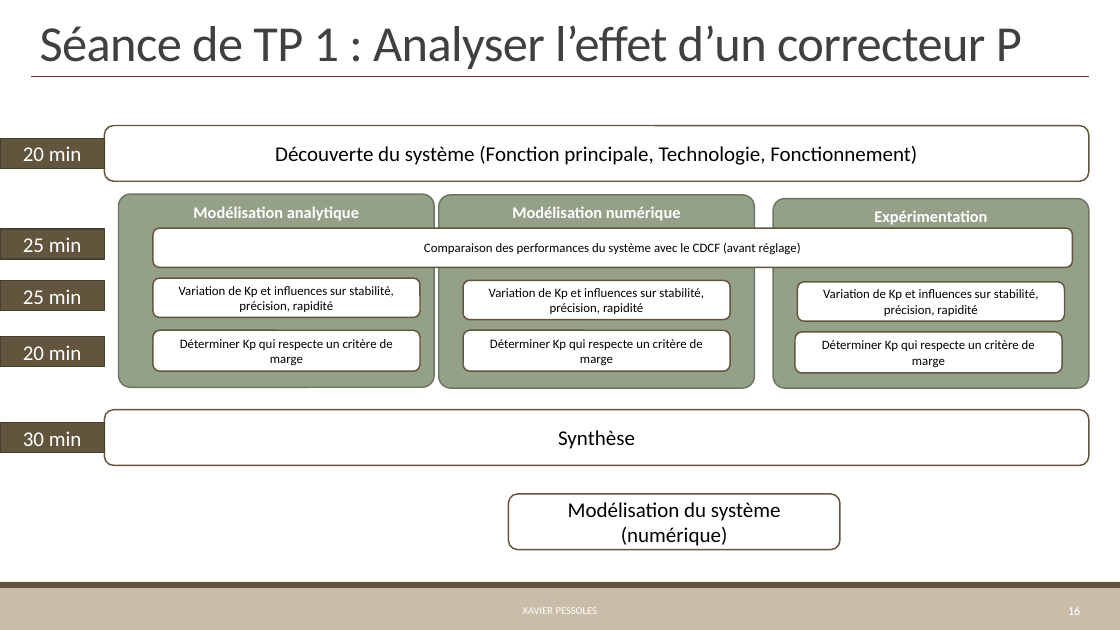
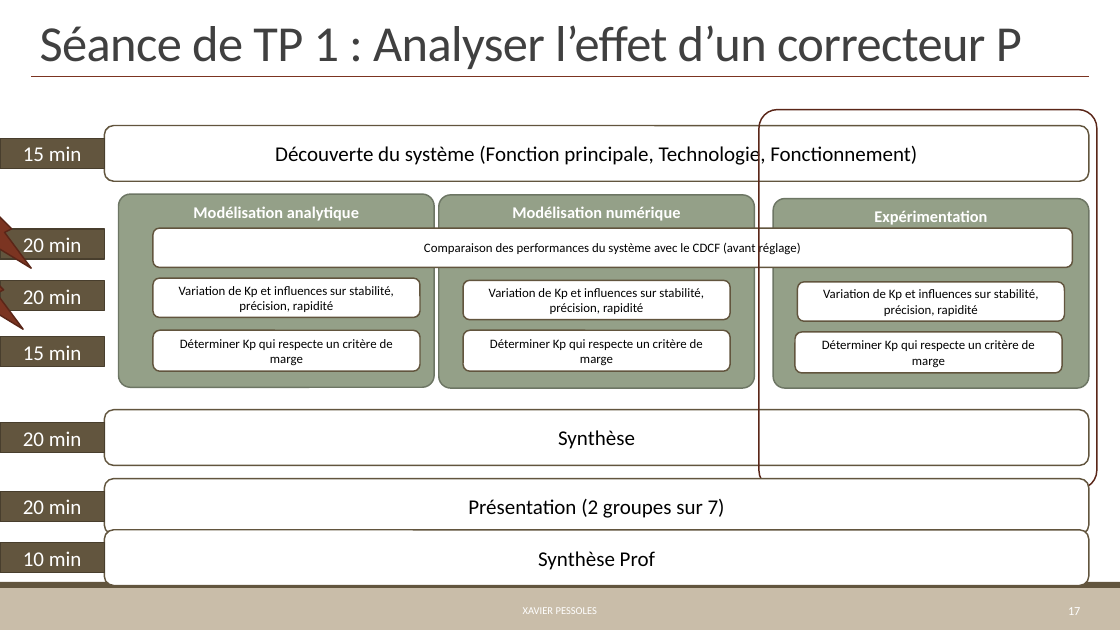
Before and after one commit to xpessoles/Preparation_Agregation, a slide deck: slide 17 of SujetsApplicationsPedagogiques/Trame_Transversal.pptx (slide 16 before the commit). Drawn at 1120x630 pixels with LibreOffice and Linux fonts; fonts in the diff are those of the drawing. Boxes give left, top, right and bottom in pixels: in the first picture for what was removed or moved away, otherwise in the second. Text is boxed around its words. In the diff, an @@ line names an element or a change of style, - is before the commit and + after.

```diff
--- a/SujetsApplicationsPedagogiques/Trame_Transversal.pptx
+++ b/SujetsApplicationsPedagogiques/Trame_Transversal.pptx
@@ rounded rectangle added at box(760, 110, 1097, 490), outline #5B2618 1.25 pt @@
@@ text in rectangle at box(23, 146, 82, 161): text changed @@
-20 min
+15 min
@@ lightning bolt added at box(0, 180, 31, 269), fill #7B3421, outline #5B2618 1.25 pt @@
@@ text in rectangle at box(23, 237, 82, 258): text changed @@
-25 min
+20 min
@@ lightning bolt added at box(0, 240, 24, 329), fill #7B3421, outline #5B2618 1.25 pt @@
@@ text in rectangle at box(23, 289, 82, 304): text changed @@
-25 min
+20 min
@@ text in rectangle at box(23, 345, 82, 360): text changed @@
-20 min
+15 min
@@ text in rectangle at box(23, 431, 82, 446): text changed @@
-30 min
+20 min
@@ rounded rectangle added at box(104, 479, 1089, 534), fill #FFFFFF, outline #62553E 1.25 pt, 18 pt, text #000000 @@
+Présentation (2 groupes sur 7)
@@ rectangle added at box(0, 492, 104, 522), fill #62553E, outline #493F2E 1.25 pt, 18 pt, text #FFFFFF @@
+20 min
@@ rounded rectangle removed at box(508, 494, 840, 549) @@
-Modélisation du système (numérique)
@@ rounded rectangle added at box(104, 530, 1089, 586), fill #FFFFFF, outline #62553E 1.25 pt, 18 pt, text #000000 @@
+Synthèse Prof
@@ rectangle added at box(0, 543, 104, 573), fill #62553E, outline #493F2E 1.25 pt, 18 pt, text #FFFFFF @@
+10 min
@@ page number at box(1068, 607, 1080, 615): text changed @@
-16
+17
```
Also in this commit, not shown: 1 other slide changed, 4 slides added.
